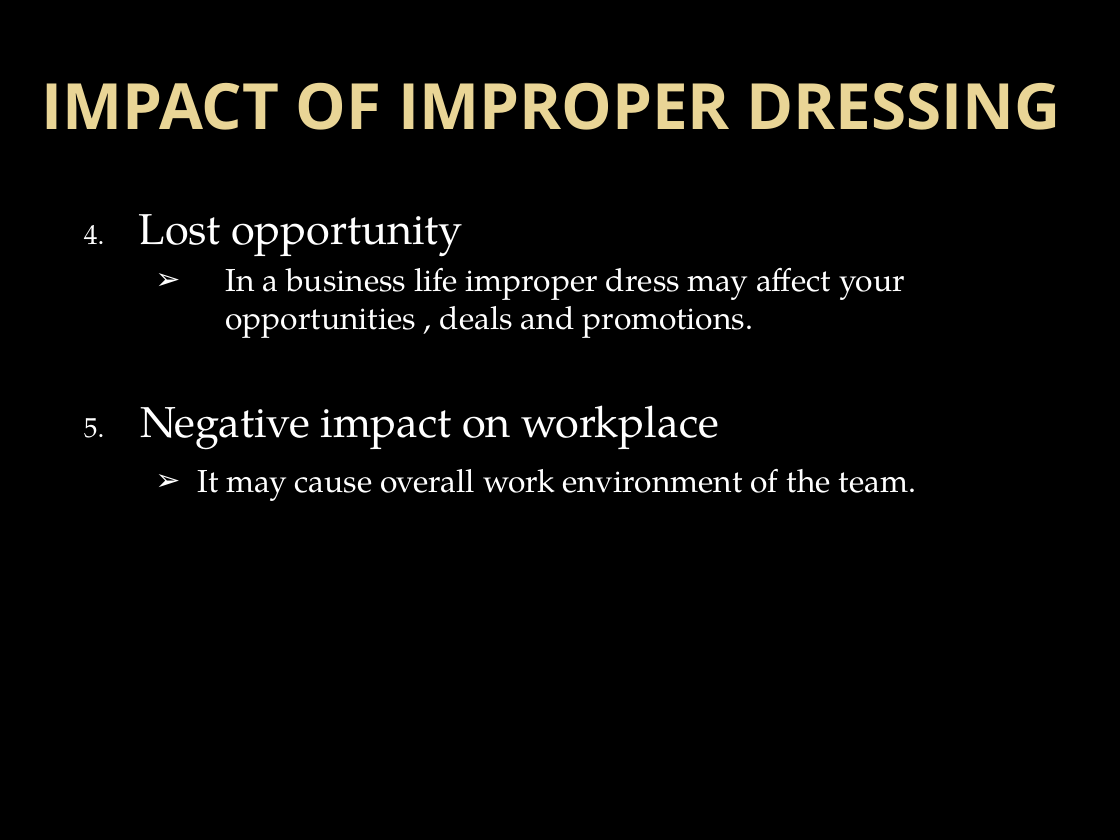
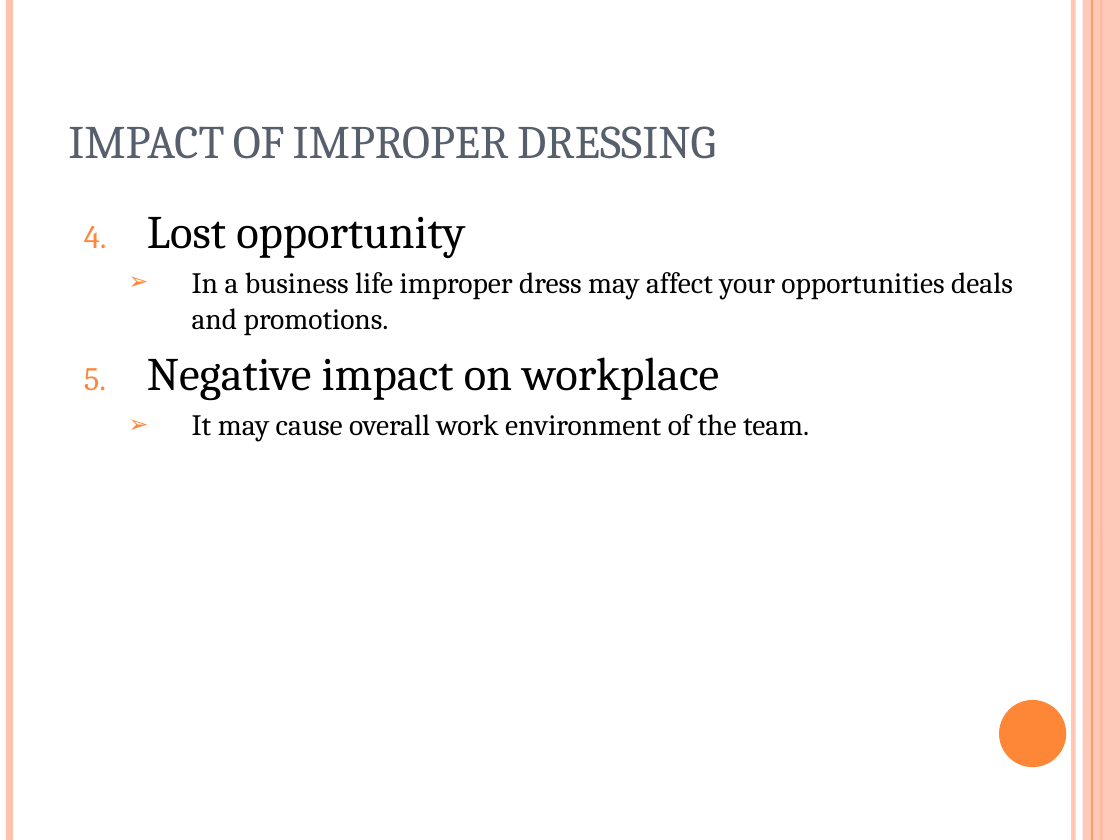
Before and after one commit to itsmeankeet/business-PPTX, a slide deck: slide 10 of dressEthics.pptx (slide 12 before the commit). Drawn at 1120x840 pixels with LibreOffice and Linux fonts; fonts in the diff are those of the drawing; background and template pictures are left out. Boxes give left, top, right and bottom in pixels: in the first picture for what was removed or moved away, otherwise in the second. Text is boxed around its words. In the diff, an @@ line names an element or a change of style, - is before the commit and + after.

```diff
--- a/dressEthics.pptx
+++ b/dressEthics.pptx
@@ background picture (left out) to #FFFFFF @@
@@ line added from (9, 0) to (9, 840), #FEC3AE 4.5 pt @@
@@ line added from (1073, 0) to (1073, 840), #FEC3AE 3 pt @@
@@ rectangle added at <box>1083,0,1120,840</box>, fill #FEC3AE at 87% opacity @@
@@ line added from (1092, 0) to (1092, 840), #FE8637 0.75 pt @@
@@ line added from (1101, 0) to (1101, 840), #FE8637 1.5 pt @@
@@ title "IMPACT OF IMPROPER DRESSING": place and size @@
-title "IMPACT OF IMPROPER DRESSING" at <box>41,82,1061,130</box>
+title "IMPACT OF IMPROPER DRESSING" at <box>68,126,716,159</box>
@@ title "IMPACT OF IMPROPER DRESSING" at <box>68,126,716,159</box>: size 41 to 30 pt, font Open Sans to Cambria, text colour gradient #EAD696 to #E7D081 to #575F6D, bold off, small capitals on; alignment centre to left; vertical alignment middle to bottom @@
@@ text at <box>147,217,1013,401</box>: text changed; size 20.4 to 19 pt; font TeX Gyre Pagella to Cambria; text colour #FFFFFF to #000000 @@
-4. Lost opportunity
-    ➢ In a business life improper dress may affect your opportunities , deals and promotions.
-5. Negative impact on workplace
+4. Lost opportunity
+  ➢ In a business life improper dress may affect your opportunities deals and promotions.
+5. Negative impact on workplace
@@ text at <box>192,414,809,442</box>: size 20.4 to 19 pt, font TeX Gyre Pagella to Cambria, text colour #FFFFFF to #000000 in "It may cause overall work environment of ..."; list level 3 to 2 in "It may cause overall work ..."; bullet colour #FFFFFF to #FE8637 @@
@@ ellipse added at <box>999,700,1066,767</box>, fill #FE8637 @@
```
Also in this commit, not shown: 10 other slides changed, 2 slides removed.
